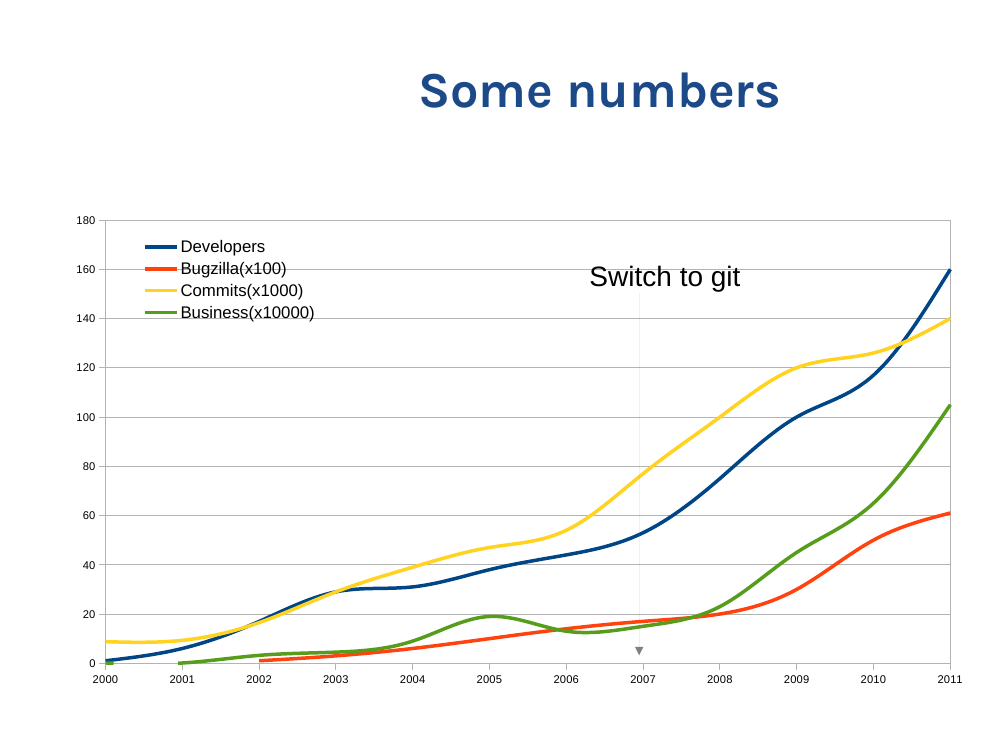
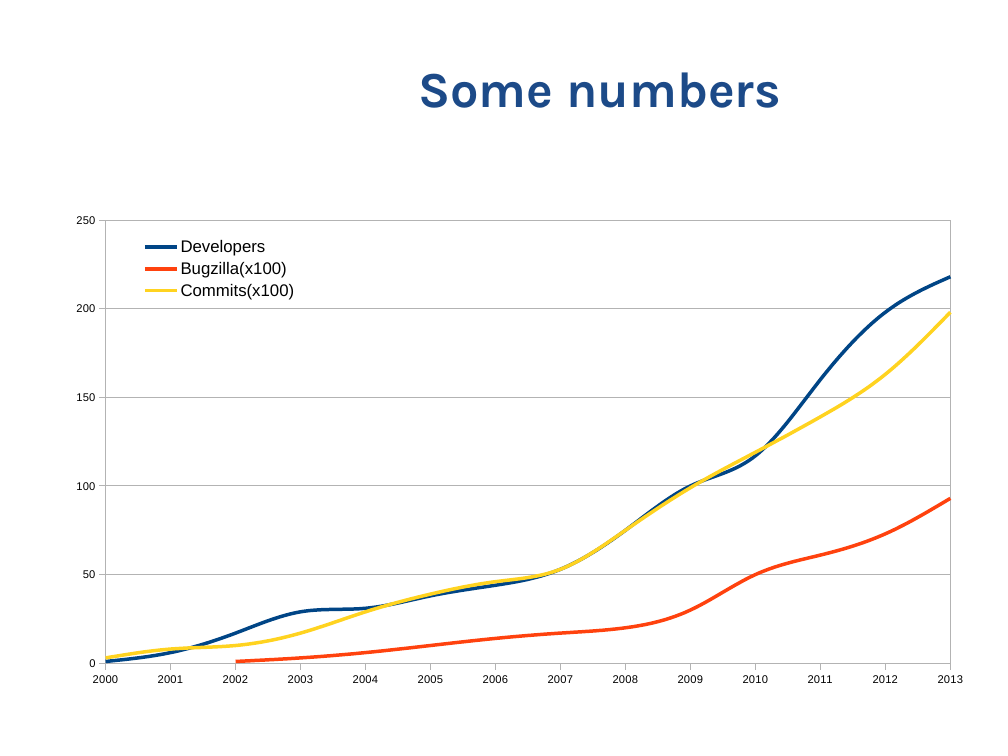
Before and after one commit to ranginui/presentation, a slide deck: slide 21 of kohacon13/history/history.odp (slide 20 before the commit). Drawn at 1008x756 pixels with LibreOffice and Linux fonts; fonts in the diff are those of the drawing; background and template pictures are left out. Boxes give left, top, right and bottom in pixels: in the first picture for what was removed or moved away, otherwise in the second. Text is boxed around its words. In the diff, an @@ line names an element or a change of style, - is before the commit and + after.

```diff
--- a/kohacon13/history/history.odp
+++ b/kohacon13/history/history.odp
@@ line chart at box(39, 164, 979, 714) @@
-categories: 2000, 2001, 2002, 2003, 2004, 2005, 2006, 2007, 2008, 2009, 2010, 2011
+categories: 2000, 2001, 2002, 2003, 2004, 2005, 2006, 2007, 2008, 2009, 2010, 2011, 2012, 2013
-Developers: 1, 6, 17, 29, 31, 38, 44, 53, 75, 100, 117, 160
+Developers: 1, 6, 17, 29, 31, 38, 44, 53, 75, 100, 117, 160, 198, 218
-Bugzilla(x100): -, -, 1, 3, 6, 10, 14, 17, 20, 30, 50, 61
+Bugzilla(x100): -, -, 1, 3, 6, 10, 14, 17, 20, 30, 50, 61, 73, 93
-Commits(x1000): 9, 9, 16, 29, 39, 47, 54, 77, 100, 120, 126, 140
+Commits(x100): 3, 8, 10, 17, 29, 39, 46, 53, 75, 99, 119, 139, 163, 198
-Business(x10000): 0, 0, 3, 4, 9, 19, 13, 15, 23, 45, 65, 105
@@ text removed at box(589, 265, 741, 291) @@
-Switch to git
@@ arrow removed from (639, 293) to (639, 655) @@
```
Also in this commit, not shown: 4 other slides changed, 1 slide added, 1 other file.
